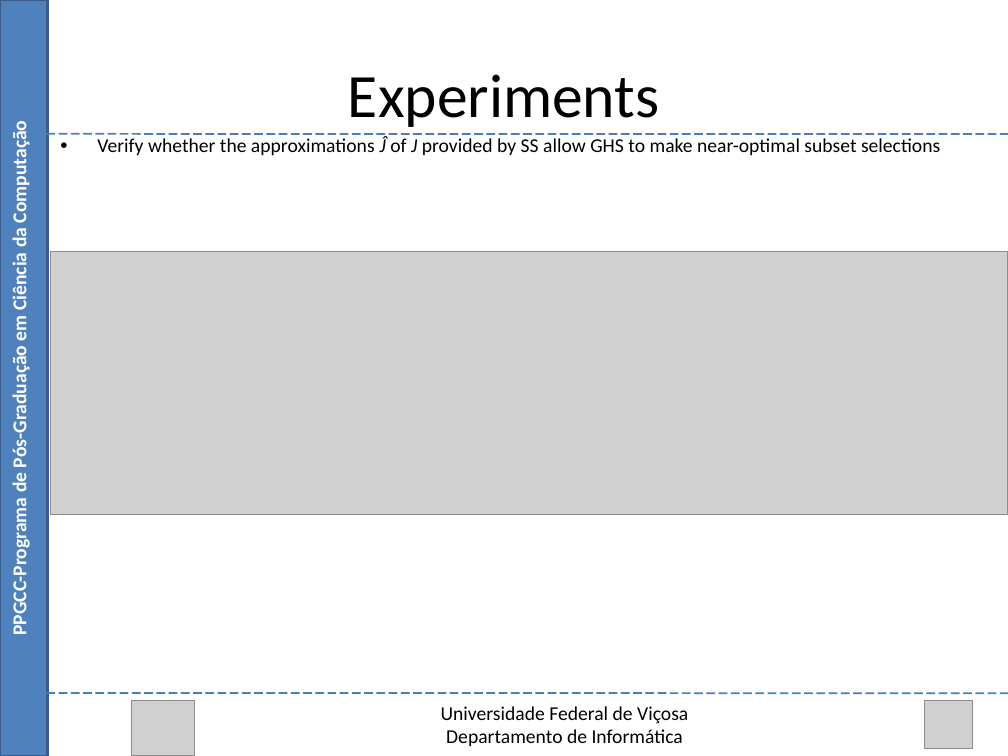
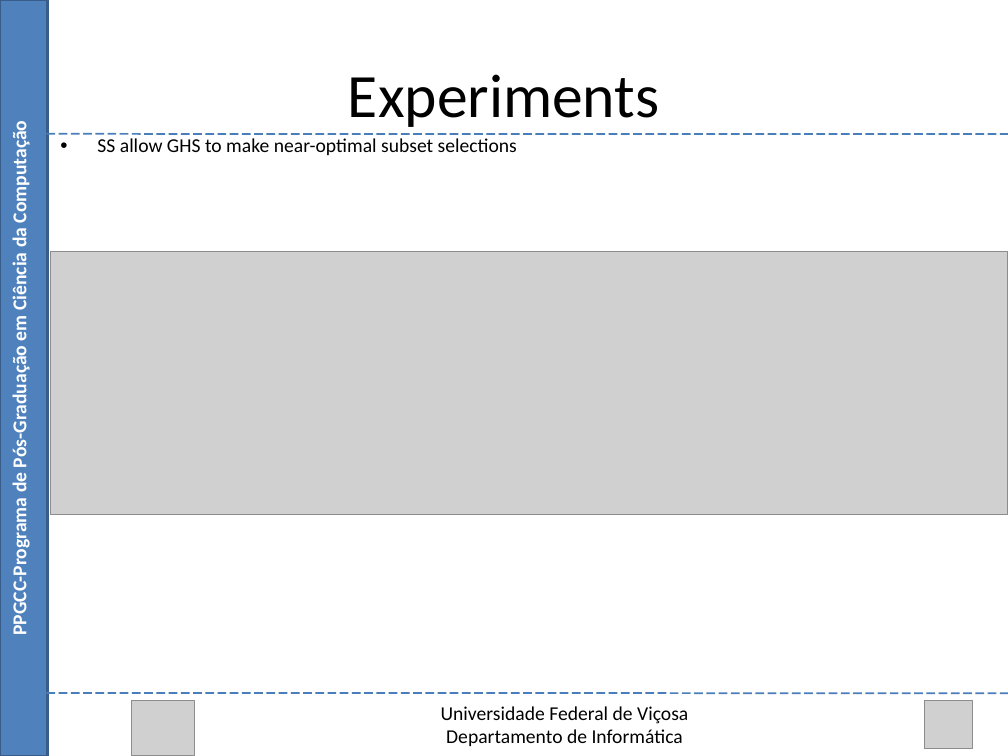
Before and after one commit to Marvinsky/research-marvin, a slide deck: slide 48 of latex/odp/selection heuristics.odp. Drawn at 1008x756 pixels with LibreOffice and Linux fonts; fonts in the diff are those of the drawing; grey boxes stand for pictures. Boxes give left, top, right and bottom in pixels: in the first picture for what was removed or moved away, otherwise in the second. Text is boxed around its words. In the diff, an @@ line names an element or a change of style, - is before the commit and + after.

Commit message:
13/08/15 update selection heuristics

```diff
--- a/latex/odp/selection heuristics.odp
+++ b/latex/odp/selection heuristics.odp
@@ text at (x1=97, y1=138, x2=517, y2=155): text changed @@
-• Verify whether the approximations Ĵ of J provided by SS allow GHS to make near-optimal subset selections
+• SS allow GHS to make near-optimal subset selections
```
Also in this commit, not shown: 17 other slides changed.
